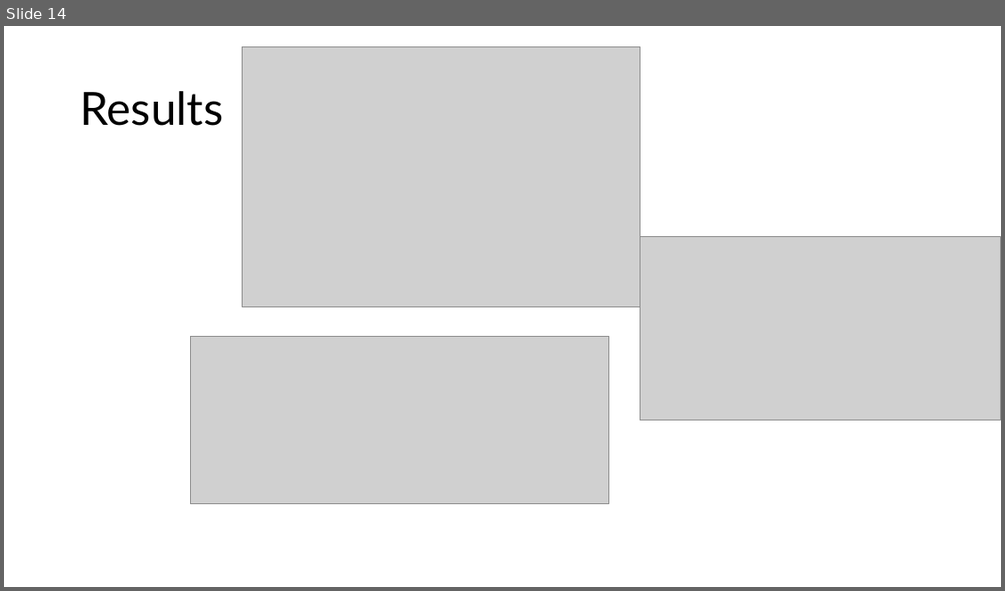
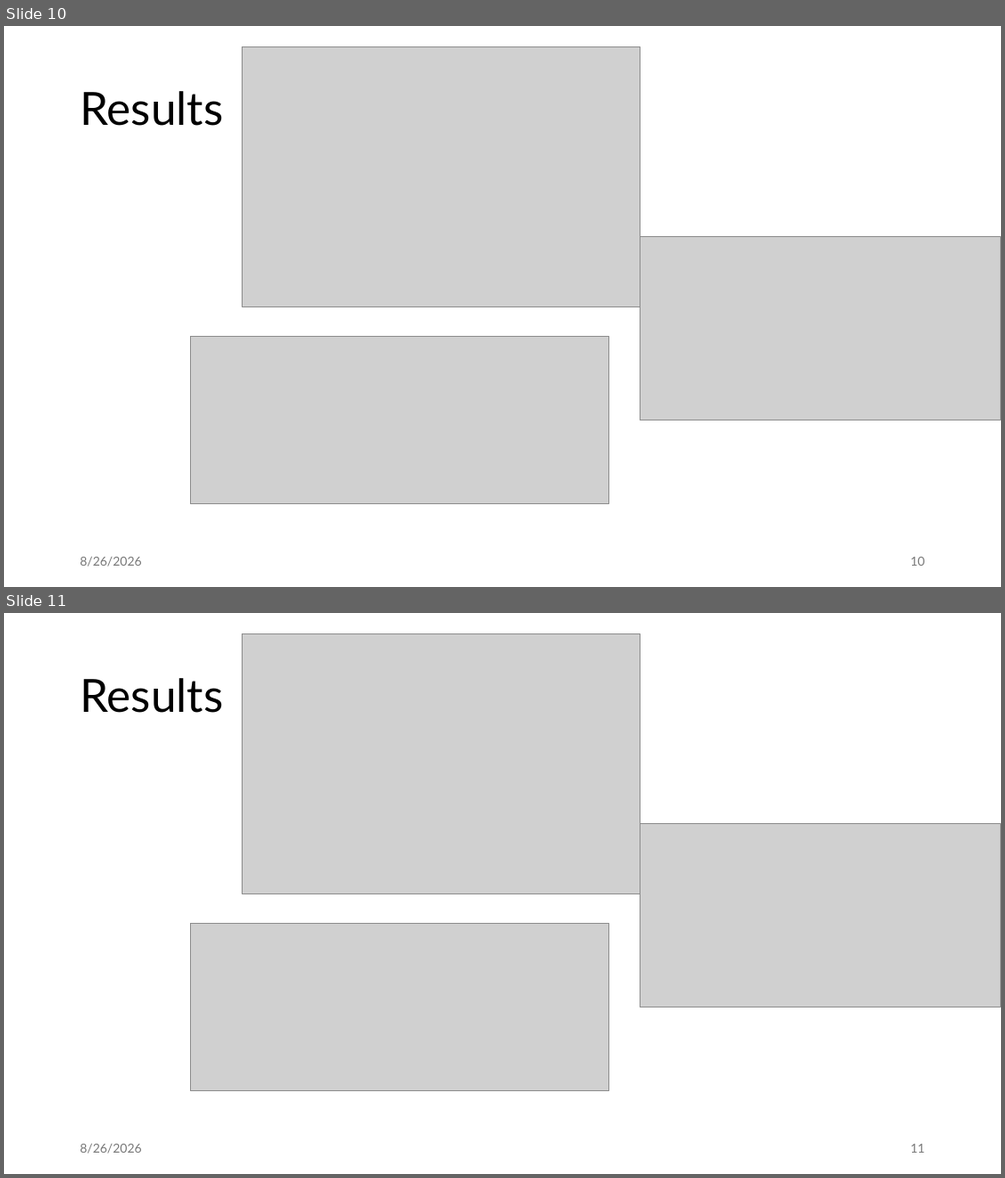
Before and after one commit to jiriklepl/phd-thesis, a slide deck: slides/Optimizing Memory Layouts and Traversal Orders in High-Performance Computing.pptx. Shown one above the other, each under a label of ours: slide 14 before the commit, slides 10 and 11 after it. The pictures are 1005x591 and 1005x1178 pixels, drawn with LibreOffice and Linux fonts; fonts in the diff are those of the drawing; grey boxes stand for pictures. Boxes give left, top, right and bottom in pixels: in the first picture for what was removed or moved away, otherwise in the second. Text is boxed around its words. In the diff, an @@ line names an element or a change of style, - is before the commit and + after.

```diff
--- a/slides/Optimizing Memory Layouts and Traversal Orders in High-Performance Computing.pptx
+++ b/slides/Optimizing Memory Layouts and Traversal Orders in High-Performance Computing.pptx
@@ slide 11 added at (x1=4, y1=613, x2=1001, y2=1174), background #FFFFFF @@
@@ picture added at (x1=242, y1=634, x2=640, y2=893) @@
@@ title added at (x1=80, y1=678, x2=223, y2=713), 44 pt, text #000000 @@
+Results
@@ picture added at (x1=639, y1=823, x2=1000, y2=1007) @@
@@ picture added at (x1=190, y1=924, x2=609, y2=1091) @@
@@ text added at (x1=80, y1=1143, x2=141, y2=1153), 12 pt, text #797979 @@
+8/26/2026
@@ page number added at (x1=910, y1=1143, x2=924, y2=1152), 12 pt, text #797979 @@
+11
@@ what was slide 14 is now slide 10 @@
@@ slide 10 changed as well @@
@@ text added at (x1=80, y1=556, x2=141, y2=566), 12 pt, text #797979 @@
+8/26/2026
@@ page number added at (x1=910, y1=556, x2=924, y2=565), 12 pt, text #797979 @@
+10
```
Also in this commit, not shown: 27 other slides changed, 8 other slides added, 1 slide removed.
